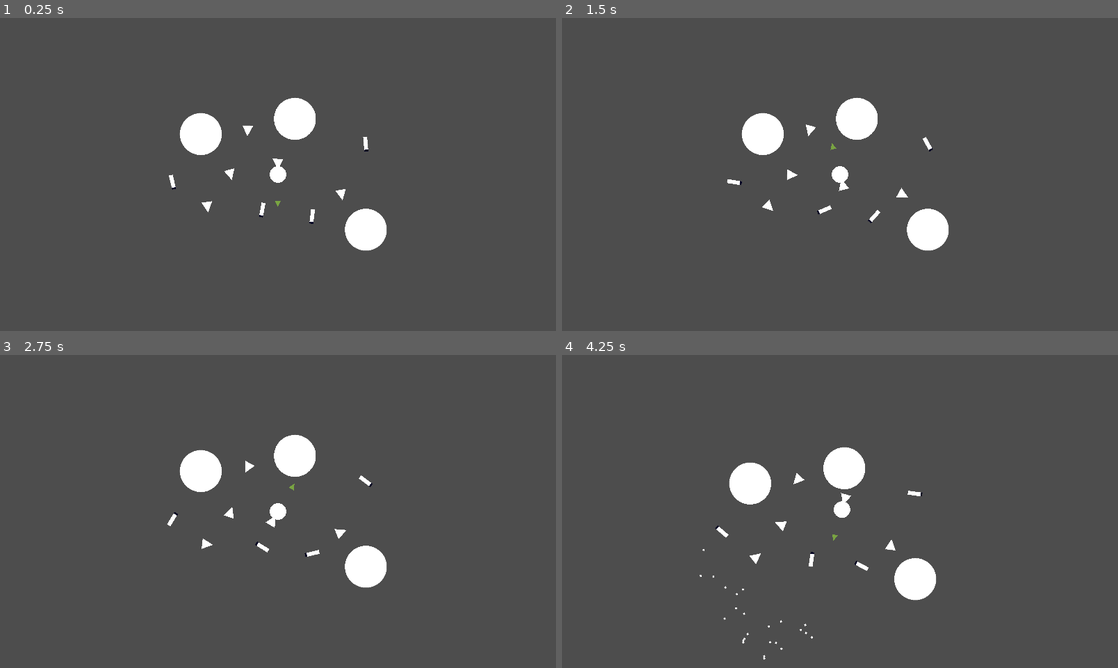
Above: before the commit, frames 1-4 (two rows, left to right).
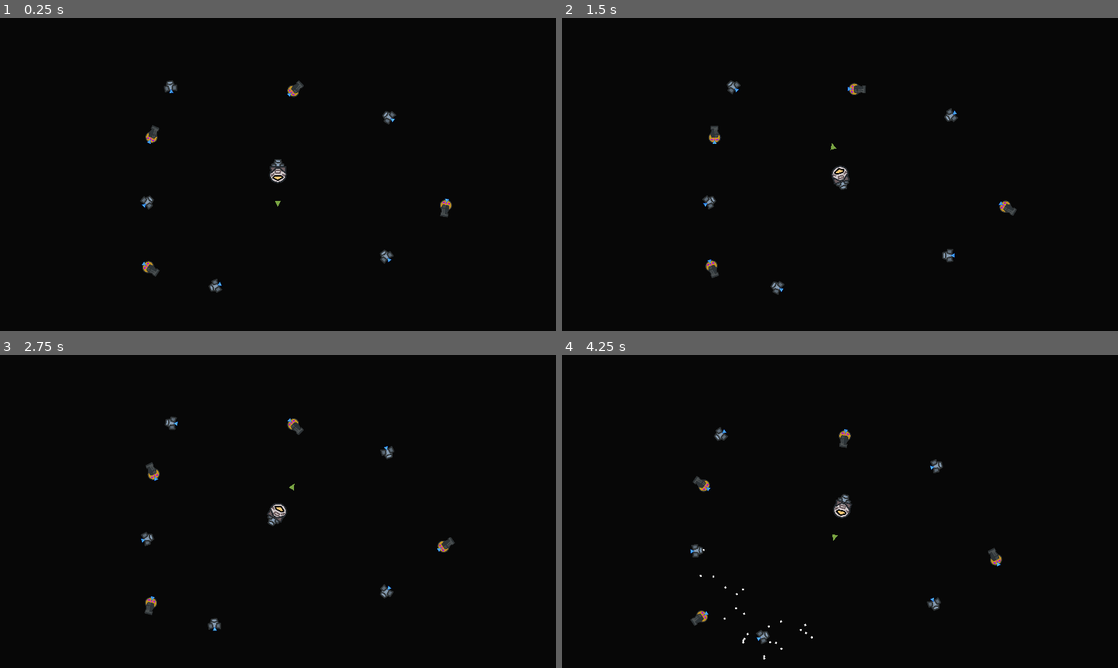
Above: after the commit, the same moments.

Repository: Leeway001Write/melonJam6
Game: Godot game, scene res://Levels/world.tscn
Two runs of this game, one before a commit and one after it. Both use one fixed random seed, a clock stepped at 60 frames per second and the inputs below. Before the commit the project starts from res://Levels/test-scene.tscn.
Inputs:
- Up to frame 1 (0.25 s): no input
- Up to frame 2 (1.5 s): hold D (right) 0.53-1.28 s; hold Space (fire) 0.53-1.28 s; hold A (left) from 1.28 s (still down); tap Space (fire) at 1.35 s
- Up to frame 3 (2.75 s): release A (left) at 2.03 s; hold D (right) from 2.03 s (still down); hold Space (fire) from 2.03 s (still down)
- Up to frame 4 (4.25 s): release D (right) at 2.78 s; release Space (fire) at 2.78 s; hold W (forward) 2.78-3.53 s; tap Space (fire) at 2.85 s; hold A (left) from 3.53 s (still down); hold Space (fire) from 3.53 s (still down)

The runs differ from the first frame. In frame 1, 100% of the frame differs, in the area x 0-100%, y 0-100%; in frame 2, 100%; in frame 3, 100%; in frame 4, 100%.

Commit message:
Added sprites for ship, gun, and booster

Diff:
--- a/escape-from-greenland/Levels/world.tscn
+++ b/escape-from-greenland/Levels/world.tscn
@@ -17,6 +17,8 @@
 [ext_resource type="Texture2D" uid="uid://b8hh5enqwc65x" path="res://Art/backgrounds/yellow-orange/orange4.png" id="11_43wwi"]
 [ext_resource type="Texture2D" uid="uid://c1gobeoeddtrl" path="res://Art/backgrounds/blue-green/green3.png" id="11_44brb"]
 [ext_resource type="Texture2D" uid="uid://cbvvh5y3dlqqw" path="res://Art/backgrounds/yellow-orange/yellow1.png" id="12_gtojq"]
+[ext_resource type="PackedScene" uid="uid://6t48r1sfmkgl" path="res://Prefabs/booster.tscn" id="18_oyb16"]
+[ext_resource type="PackedScene" uid="uid://ccrjlto8qhso5" path="res://Prefabs/gun.tscn" id="19_43wwi"]
 
 [sub_resource type="QuadMesh" id="QuadMesh_4dvsh"]
 
@@ -210,6 +212,41 @@
 
 [node name="Items" type="Node2D" parent="Q5"]
 
+[node name="Booster" parent="Q5/Items" instance=ExtResource("18_oyb16")]
+position = Vector2(-743, -611)
+
+[node name="Booster2" parent="Q5/Items" instance=ExtResource("18_oyb16")]
+position = Vector2(760, -401)
+rotation = -0.659456
+
+[node name="Booster3" parent="Q5/Items" instance=ExtResource("18_oyb16")]
+position = Vector2(-896, 185)
+rotation = 0.746696
+
+[node name="Booster4" parent="Q5/Items" instance=ExtResource("18_oyb16")]
+position = Vector2(742, 559)
+rotation = -0.503483
+
+[node name="Booster5" parent="Q5/Items" instance=ExtResource("18_oyb16")]
+position = Vector2(-439, 774)
+rotation = -2.17991
+
+[node name="Gun" parent="Q5/Items" instance=ExtResource("19_43wwi")]
+position = Vector2(1157, 231)
+rotation = 0.415374
+
+[node name="Gun2" parent="Q5/Items" instance=ExtResource("19_43wwi")]
+position = Vector2(-867, -274)
+rotation = -2.64943
+
+[node name="Gun3" parent="Q5/Items" instance=ExtResource("19_43wwi")]
+position = Vector2(-881, 649)
+rotation = -1.07841
+
+[node name="Gun4" parent="Q5/Items" instance=ExtResource("19_43wwi")]
+position = Vector2(118, -589)
+rotation = -2.47598
+
 [node name="Asteroids" type="Node2D" parent="Q5"]
 
 [node name="Art" type="Node2D" parent="Q5"]
--- a/escape-from-greenland/Prefabs/booster.tscn
+++ b/escape-from-greenland/Prefabs/booster.tscn
@@ -1,8 +1,7 @@
 [gd_scene load_steps=4 format=3 uid="uid://6t48r1sfmkgl"]
 
 [ext_resource type="Script" uid="uid://cnsnk4cq5axtw" path="res://Scripts/booster.gd" id="1_6tacm"]
-
-[sub_resource type="PrismMesh" id="PrismMesh_im8oi"]
+[ext_resource type="Texture2D" uid="uid://ogdt681y3uvf" path="res://Art/components/booster.png" id="2_0ajaq"]
 
 [sub_resource type="RectangleShape2D" id="RectangleShape2D_jfkkc"]
 size = Vector2(12.4701, 20)
@@ -12,9 +11,13 @@
 speed = 2.0
 health = 3
 
-[node name="MeshInstance2D" type="MeshInstance2D" parent="."]
-scale = Vector2(74.1493, 74.1493)
-mesh = SubResource("PrismMesh_im8oi")
+[node name="Sprite2D" type="Sprite2D" parent="."]
+position = Vector2(0, 7)
+rotation = 3.14159
+scale = Vector2(0.192752, 0.192752)
+texture = ExtResource("2_0ajaq")
+region_enabled = true
+region_rect = Rect2(991, 1798, 523, 485)
 
 [node name="Area2D" type="Area2D" parent="." groups=["Booster", "Component"]]
 
--- a/escape-from-greenland/Prefabs/gun.tscn
+++ b/escape-from-greenland/Prefabs/gun.tscn
@@ -1,8 +1,7 @@
 [gd_scene load_steps=4 format=3 uid="uid://ccrjlto8qhso5"]
 
 [ext_resource type="Script" uid="uid://c4axdlq755jib" path="res://Scripts/gun.gd" id="1_3se71"]
-
-[sub_resource type="QuadMesh" id="QuadMesh_epwho"]
+[ext_resource type="Texture2D" uid="uid://ram6i87gn5hq" path="res://Art/components/guns.png" id="2_26ca0"]
 
 [sub_resource type="RectangleShape2D" id="RectangleShape2D_epwho"]
 size = Vector2(20.8601, 18.2437)
@@ -12,17 +11,15 @@
 speed = 1750
 health = 3
 
-[node name="MeshInstance2D" type="MeshInstance2D" parent="."]
-scale = Vector2(27.2546, 99.7855)
-mesh = SubResource("QuadMesh_epwho")
-
-[node name="MeshInstance2D2" type="MeshInstance2D" parent="."]
-modulate = Color(0, 0, 0.129412, 1)
-position = Vector2(0, 43.9464)
-scale = Vector2(27.2546, 11.8928)
-mesh = SubResource("QuadMesh_epwho")
+[node name="Sprite2D" type="Sprite2D" parent="."]
+rotation = 3.14159
+scale = Vector2(0.133658, 0.133658)
+texture = ExtResource("2_26ca0")
+region_enabled = true
+region_rect = Rect2(3075, 777, 748, 1024)
 
 [node name="Area2D" type="Area2D" parent="." groups=["Component", "Gun"]]
+scale = Vector2(1.50318, 1.13874)
 
 [node name="CollisionShape2D" type="CollisionShape2D" parent="Area2D"]
 scale = Vector2(1.2464, 5.37172)
--- a/escape-from-greenland/Prefabs/ship.tscn
+++ b/escape-from-greenland/Prefabs/ship.tscn
@@ -2,7 +2,8 @@
 
 [ext_resource type="PackedScene" uid="uid://6t48r1sfmkgl" path="res://Prefabs/booster.tscn" id="1_7nyfi"]
 [ext_resource type="Script" uid="uid://ravio3b5trcs" path="res://Scripts/ship.gd" id="1_ba1si"]
-[ext_resource type="Script" uid="uid://b60p6twlgbibh" path="res://Scripts/camera_2d.gd" id="3_ba1si"]
+[ext_resource type="Texture2D" uid="uid://dnpowfsmtqavu" path="res://Art/player/player-ship.png" id="2_dpy1d"]
+[ext_resource type="Script" path="res://Scripts/camera_2d.gd" id="3_ba1si"]
 [ext_resource type="AudioStream" uid="uid://dvn3u3xfw15j8" path="res://Sound/Music/1 hi hat.mp3" id="4_cm1ru"]
 [ext_resource type="AudioStream" uid="uid://e2t0qm2423gb" path="res://Sound/Music/2 kick and snare.mp3" id="5_o8k4e"]
 [ext_resource type="AudioStream" uid="uid://mefp7jcr4c6r" path="res://Sound/Music/3 bass.mp3" id="6_dpy1d"]
@@ -11,8 +12,6 @@
 [ext_resource type="AudioStream" uid="uid://c0m0os5gicw6v" path="res://Sound/Music/6 clarinet.mp3" id="9_c2nu4"]
 [ext_resource type="AudioStream" uid="uid://b3k5uokgby226" path="res://Sound/Music/7 flute.mp3" id="10_uc7nm"]
 [ext_resource type="AudioStream" uid="uid://b6xlppit0juoj" path="res://Sound/Music/8 brass.mp3" id="11_7cayt"]
-
-[sub_resource type="SphereMesh" id="SphereMesh_2wqeq"]
 
 [sub_resource type="CircleShape2D" id="CircleShape2D_2wqeq"]
 
@@ -62,9 +61,14 @@
 script = ExtResource("1_ba1si")
 turn_speed = 5.0
 
-[node name="MeshInstance2D" type="MeshInstance2D" parent="."]
-scale = Vector2(114.22, 114.22)
-mesh = SubResource("SphereMesh_2wqeq")
+[node name="Sprite2D" type="Sprite2D" parent="."]
+z_index = 1
+position = Vector2(3, -1)
+rotation = -0.0491019
+scale = Vector2(-0.191657, -0.191657)
+texture = ExtResource("2_dpy1d")
+region_enabled = true
+region_rect = Rect2(169, 304, 677, 647)
 
 [node name="CollisionShape2D" type="CollisionShape2D" parent="."]
 scale = Vector2(5.63639, 5.63639)
--- a/escape-from-greenland/project.godot
+++ b/escape-from-greenland/project.godot
@@ -11,7 +11,7 @@
 [application]
 
 config/name="Escape from Greenland"
-run/main_scene="uid://run54ss7343y"
+run/main_scene="uid://yueyhrgmxpo4"
 config/features=PackedStringArray("4.4", "GL Compatibility")
 config/icon="res://icon.svg"
 
Not shown: 1 places in escape-from-greenland/Levels/world.tscn that only renumber resources
